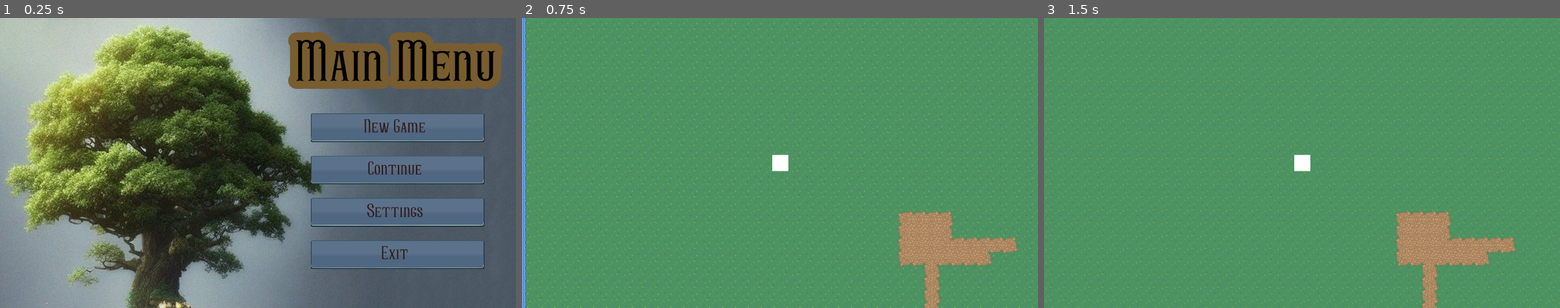
Above: before the commit, frames 1-3 (left to right).
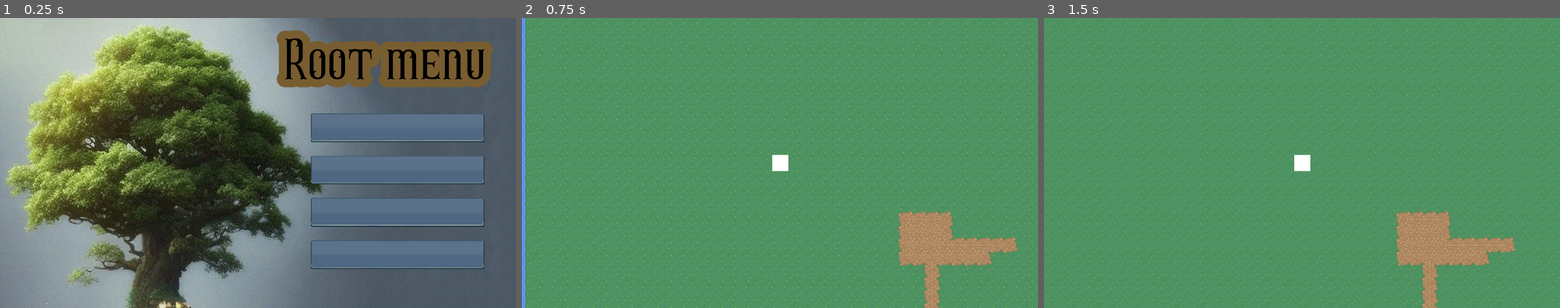
Above: after the commit, the same moments.

Repository: zolkins/RootGame
Game: Godot game, scene res://scenes/main_menu.tscn
Two runs of this game, one before a commit and one after it. Both use one fixed random seed, a clock stepped at 60 frames per second and the inputs below.
Inputs (mouse positions are in pixels of both pictures, inside the frame that each line leads up to):
- Up to frame 1 (0.25 s): no input
- Up to frame 2 (0.75 s): click "Continue" (after the commit: "Продовжувати") at 0.5 s
- Up to frame 3 (1.5 s): tap Enter at 1.25 s; move the mouse to (1415, 148) at 1.27 s; hold Right (ui_right) from 1.28 s (still down); click (1415, 148) at 1.42 s

The runs differ from the first frame. In frame 1, 4.2% of the frame differs, in the area x 53-98%, y 4-84%; in frame 2, nothing differs; in frame 3, nothing differs.

Commit message:
upd languge file

Diff:
--- a/resources/locale/locale.csv
+++ b/resources/locale/locale.csv
@@ -1,2 +1,7 @@
 id,uk,ru,en
 language,Мова,Язык,Language
+fullscreen,Повноекранний,Полноэкранный,Fullscreen
+exit,Вихід,Выход,Exit
+settings,Налаштування,Настройки,Settings
+continue,Продовжувати,Продолжать,Continue
+newgame,Нова гра,Новая игра,Newgame
--- a/scenes/main_menu.tscn
+++ b/scenes/main_menu.tscn
@@ -88,13 +88,13 @@
 texture = ExtResource( 4 )
 
 [node name="MainMenu" type="Label" parent="."]
-margin_left = 731.0
-margin_top = 20.0
-margin_right = 1688.0
-margin_bottom = 209.0
+margin_left = 703.0
+margin_top = 16.0
+margin_right = 1660.0
+margin_bottom = 205.0
 custom_colors/font_color = Color( 0, 0, 0, 1 )
 custom_fonts/font = SubResource( 2 )
-text = "Main Menu"
+text = "Root menu"
 
 [node name="NewGame" type="Button" parent="."]
 margin_left = 771.0
@@ -102,7 +102,7 @@
 margin_right = 1201.0
 margin_bottom = 272.0
 theme = ExtResource( 3 )
-text = "New Game"
+text = "newgame"
 
 [node name="Continue" type="Button" parent="."]
 margin_left = 771.0
@@ -110,7 +110,7 @@
 margin_right = 1201.0
 margin_bottom = 377.0
 theme = ExtResource( 3 )
-text = "Continue"
+text = "continue"
 
 [node name="Settings" type="Button" parent="."]
 margin_left = 771.0
@@ -118,7 +118,7 @@
 margin_right = 1201.0
 margin_bottom = 482.0
 theme = ExtResource( 3 )
-text = "Settings"
+text = "settings"
 
 [node name="Exit" type="Button" parent="."]
 margin_left = 771.0
@@ -126,7 +126,7 @@
 margin_right = 1201.0
 margin_bottom = 587.0
 theme = ExtResource( 3 )
-text = "Exit"
+text = "exit"
 
 [node name="camera" type="Camera2D" parent="."]
 position = Vector2( 640, 360 )
@@ -189,7 +189,7 @@
 theme = ExtResource( 3 )
 custom_colors/font_color = Color( 0, 0, 0, 1 )
 custom_fonts/font = SubResource( 3 )
-text = "FullScreen "
+text = "fullscreen"
 align = 1
 
 [node name="language" type="OptionButton" parent="settings"]
Binary file changed: resources/locale/locale.en.translation
Binary file changed: resources/locale/locale.ru.translation
Binary file changed: resources/locale/locale.uk.translation
